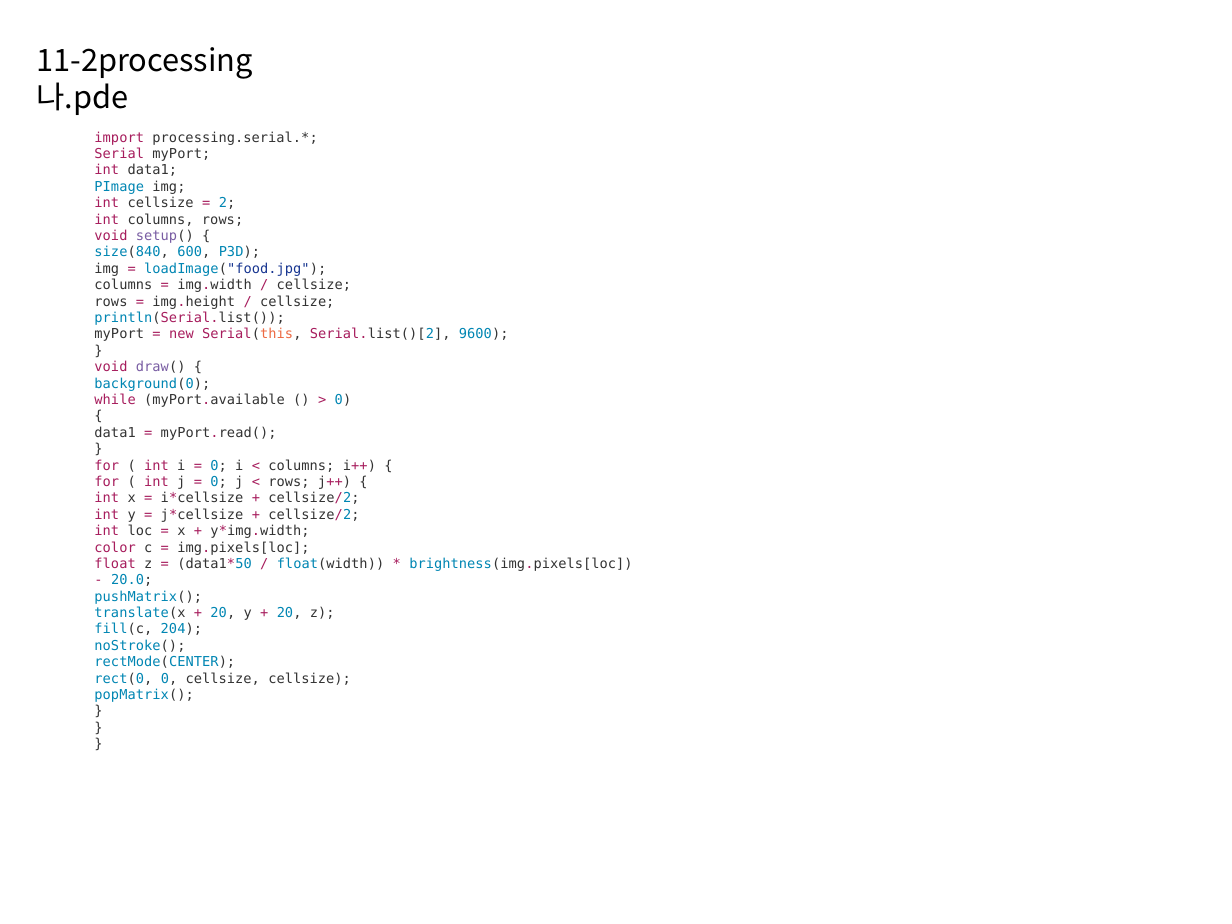
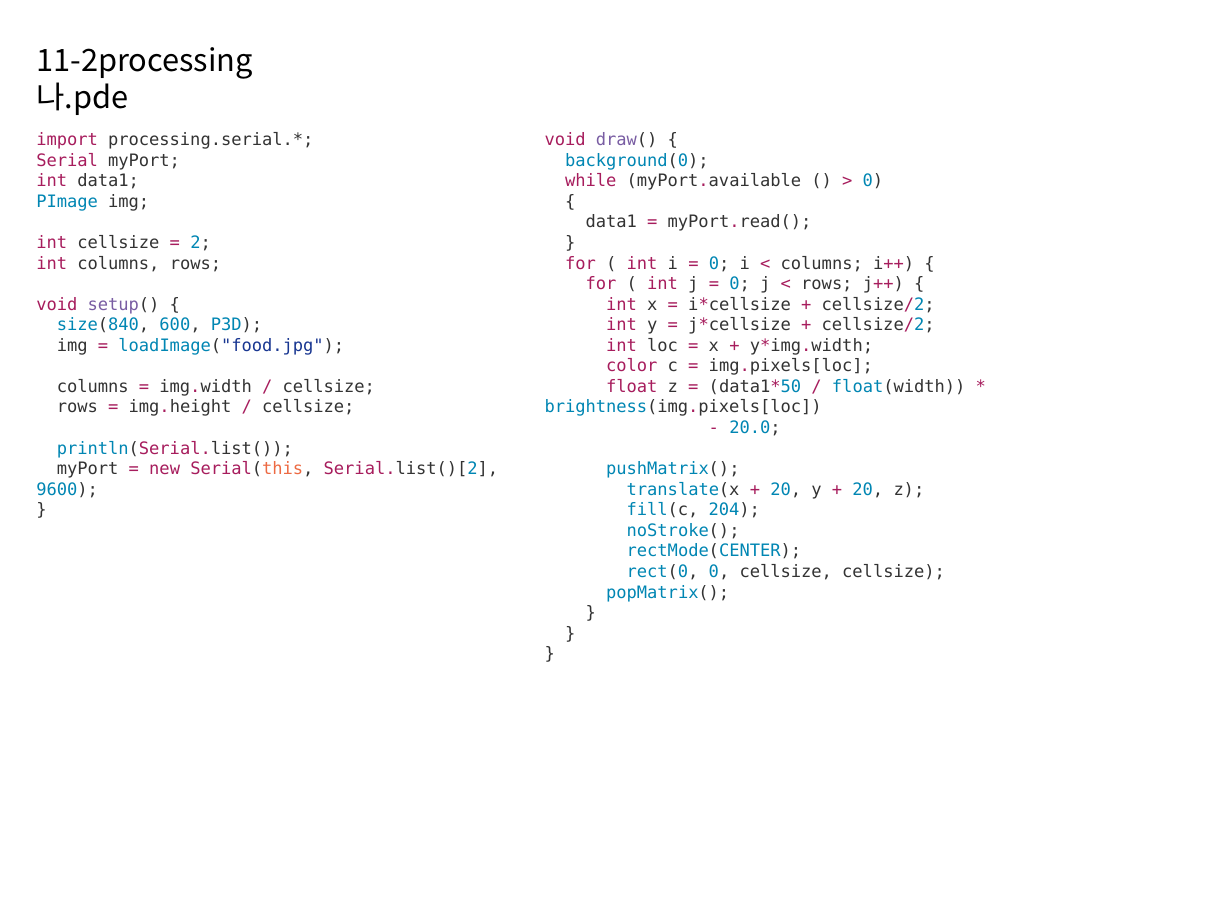
Before and after one commit to taesamja/summer_lec, a slide deck: slide 41 of 아두이노_초급연수.pptx (slide 39 before the commit). Drawn at 1232x924 pixels with LibreOffice and Linux fonts; fonts in the diff are those of the drawing. Boxes give left, top, right and bottom in pixels: in the first picture for what was removed or moved away, otherwise in the second. Text is boxed around its words. In the diff, an @@ line names an element or a change of style, - is before the commit and + after.

Commit message:
2016-07-13 modified

```diff
--- a/아두이노_초급연수.pptx
+++ b/아두이노_초급연수.pptx
@@ text "import processing.serial.*;": place and size @@
-text "import processing.serial.*;" at (94,131,632,702)
+text "import processing.serial.*;" at (36,132,498,498)
@@ text "import processing.serial.*;" at (36,132,498,498): size 8 to 10 pt @@
@@ text added at (545,132,965,602), 10 pt, text #333333 @@
+void draw() {
+background(0);
+while (myPort.available () > 0)
+{
+data1 = myPort.read();
+}
+for ( int i = 0; i < columns; i++) {
+for ( int j = 0; j < rows; j++) {
+int x = i*cellsize + cellsize/2;
+int y = j*cellsize + cellsize/2;
+int loc = x + y*img.width;
+color c = img.pixels[loc];
+float z = (data1*50 / float(width)) * brightness(img.pixels[loc])
+- 20.0;
+pushMatrix();
+translate(x + 20, y + 20, z);
+fill(c, 204);
+noStroke();
+rectMode(CENTER);
+rect(0, 0, cellsize, cellsize);
+popMatrix();
+}
+}
+}
@@ text at (94,360,632,702): paragraphs removed @@
-void draw() {
-background(0);
-while (myPort.available () > 0)
-{
-data1 = myPort.read();
-}
-for ( int i = 0; i < columns; i++) {
-for ( int j = 0; j < rows; j++) {
-int x = i*cellsize + cellsize/2;
-int y = j*cellsize + cellsize/2;
-int loc = x + y*img.width;
-color c = img.pixels[loc];
-float z = (data1*50 / float(width)) * brightness(img.pixels[loc]) - 20.0;
-pushMatrix();
-translate(x + 20, y + 20, z);
-fill(c, 204);
-noStroke();
-rectMode(CENTER);
-rect(0, 0, cellsize, cellsize);
-popMatrix();
-}
-}
-}
```
Also in this commit, not shown: 28 other slides changed, 3 slides added.
